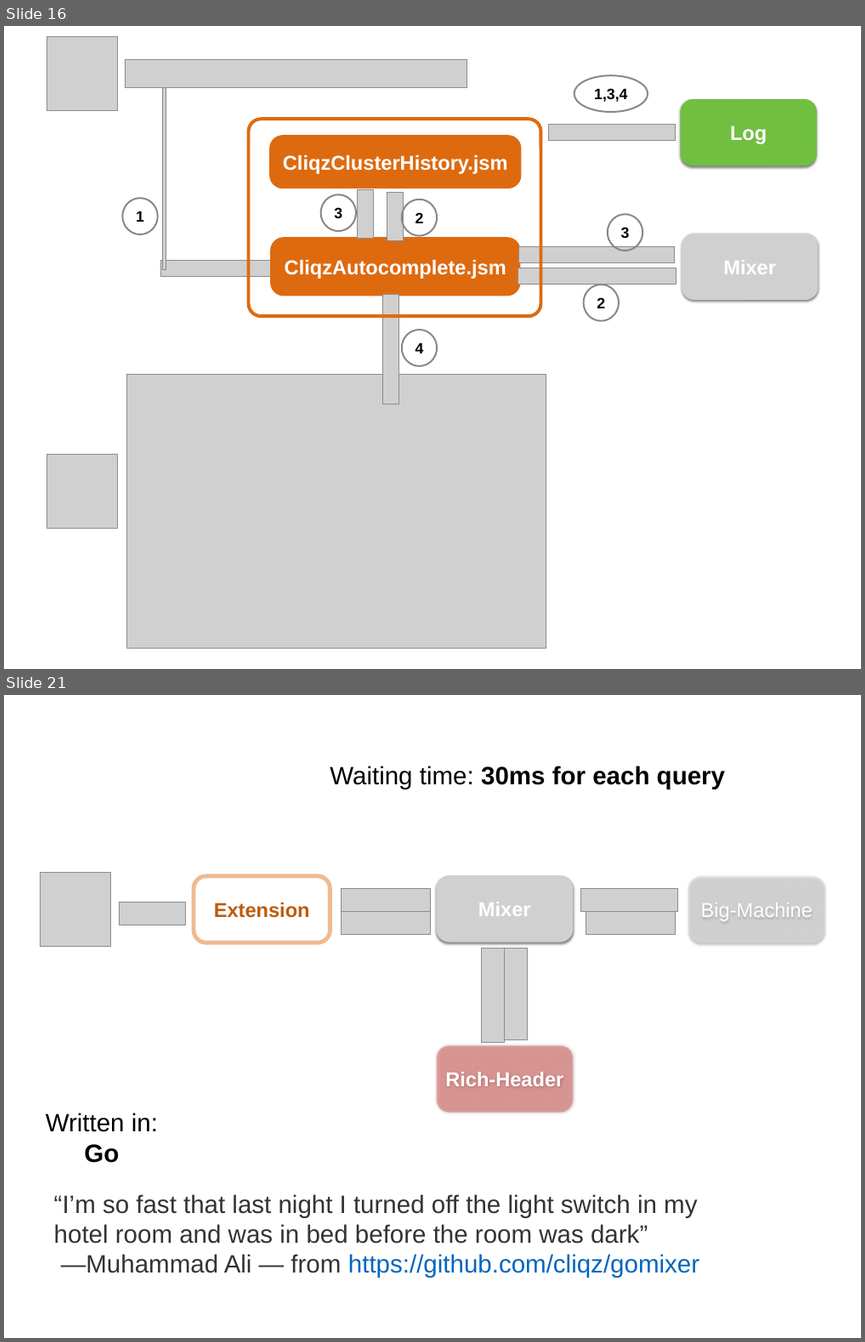
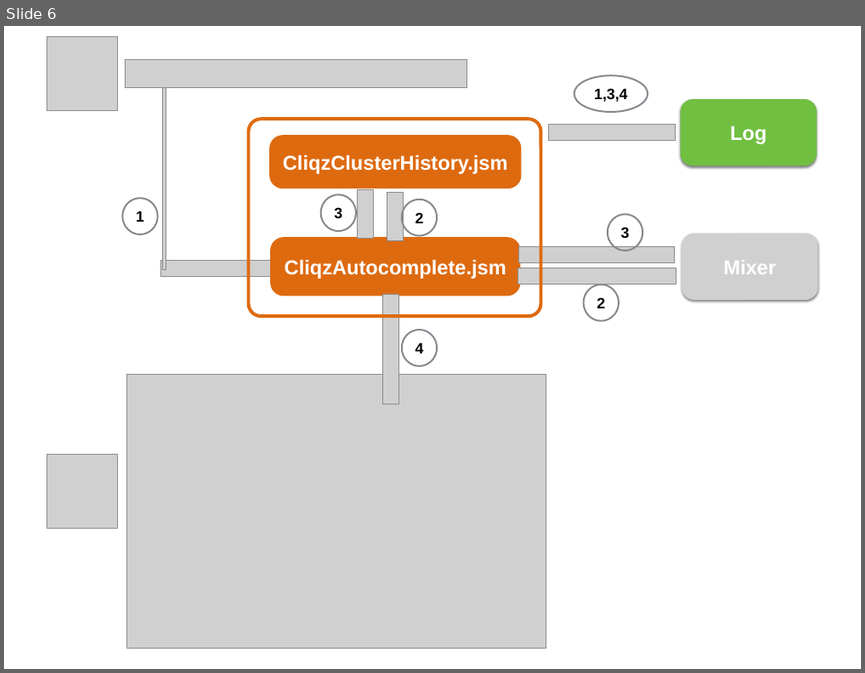
Before and after one commit to chrmod/browser-core, a slide deck: docu/CLIQZ for Firefox - garage0.51.pptx. Shown one above the other, each under a label of ours: slides 16 and 21 before the commit, slide 6 after it; the slides between them are not shown. The pictures are 865x1342 and 865x673 pixels, drawn with LibreOffice and Linux fonts; fonts in the diff are those of the drawing; grey boxes stand for pictures. Boxes give left, top, right and bottom in pixels: in the first picture for what was removed or moved away, otherwise in the second. Text is boxed around its words. In the diff, an @@ line names an element or a change of style, - is before the commit and + after.

```diff
--- a/docu/CLIQZ for Firefox - garage0.51.pptx
+++ b/docu/CLIQZ for Firefox - garage0.51.pptx
@@ slide 21 removed at [4,695,861,1338], background #FFFFFF @@
@@ text removed at [330,766,725,789] @@
-Waiting time: 30ms for each query
@@ picture removed at [41,872,110,946] @@
@@ rounded rectangle removed at [194,876,330,942] @@
-Extension
@@ picture removed at [341,889,430,912] @@
@@ picture removed at [437,875,573,942] @@
-Mixer
@@ picture removed at [580,889,678,912] @@
@@ rounded rectangle removed at [688,876,824,942] @@
-Big-Machine
@@ picture removed at [119,902,185,925] @@
@@ picture removed at [341,911,431,934] @@
@@ picture removed at [586,911,676,934] @@
@@ picture removed at [481,948,505,1043] @@
@@ picture removed at [504,948,528,1040] @@
@@ rounded rectangle removed at [437,1046,573,1112] @@
-Rich-Header
@@ text removed at [46,1112,158,1163] @@
-Written in: Go
@@ text removed at [54,1194,699,1277] @@
-“I’m so fast that last night I turned off the light switch in my hotel room and was in bed before the room was dark”
-—Muhammad Ali — from https://github.com/cliqz/gomixer
@@ what was slide 16 is now slide 6 @@
```
Also in this commit, not shown: 3 slides changed, 1 slide added, 21 other slides removed.
